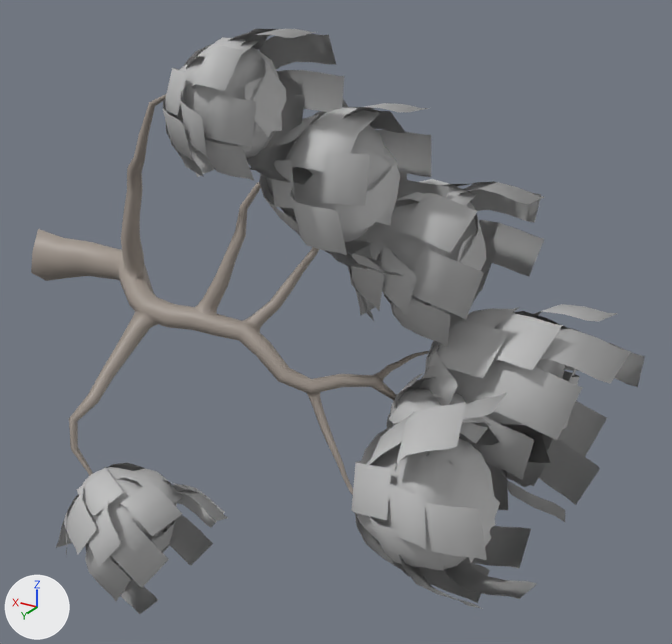
The FBX model Fortrest/Assets/Team/Jayden/TussockLand/SM_Pohutakawa.fbx as it was, and as the next commit left it.
Rendered twice from a 50 mm camera at (-0.1391, 0.1215, 0.0608) aimed at (-0.0639, -0.004, -0.0019). Every picture has the same lights, and +X, +Y and +Z are marked at lower left. Where no turn or scale is listed for an object, it has been applied to the vertices.

The first picture shows 'SM_Pohutakawa'.
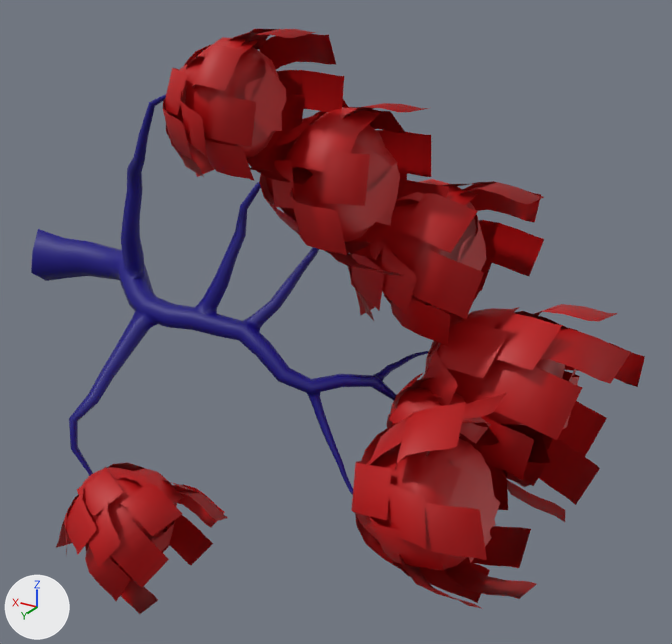
The newer file is also rescaled (x1.25) as a whole; pictures and numbers use the older file's frame.

Diff of the bpy script that builds the scene:
```diff
--- a/Fortrest/Assets/Team/Jayden/TussockLand/SM_Pohutakawa.fbx.py
+++ b/Fortrest/Assets/Team/Jayden/TussockLand/SM_Pohutakawa.fbx.py
@@ mat_lambert1_002 @@
 mat_lambert1_002 = principled_material('lambert1.002')
-mat_lambert1_002.base_color = (0.5, 0.5, 0.5)  # grey #bcbcbc
+mat_lambert1_002.base_color = (0.5, 0.0, 0.00132)  # red #bc0004
 mat_lambert1_002.roughness = 0.553
@@ mat_worldgridmaterial1 @@
+mat_worldgridmaterial1 = principled_material('WorldGridMaterial1')
+mat_worldgridmaterial1.base_color = (0.00495, 0.0, 0.216)  # blue #0f0080
+mat_worldgridmaterial1.roughness = 0.553
@@ me_mesh_009 @@
 # used by ob_sm_pohutakawa; location = (0.0, 0.0, 0.0)
-me_mesh_009.from_pydata(...)  # 4341 vertices, 3363 faces; spans x -0.1104..0.0015, y -0.0382..0.0393, z -0.0466..0.0473
+me_mesh_009.from_pydata(...)  # 4253 vertices, 2875 faces; spans x -0.1104..0.0015, y -0.0382..0.0393, z -0.0466..0.0473
+# me_mesh_009 part 1: 6 loose pieces with 88 vertices, spanning x -0.0721..-0.0227, y -0.0062..0.0099, z -0.013..0.0041, are deleted
+# me_mesh_009 part 2: 7 faces spanning x -0.0791..-0.0702, y -0.0061..-0.0041, z -0.0166..-0.011 switch from mat_mat_master (picture img_completegeneralmaterial_albedo_png) to mat_worldgridmaterial1 (blue #0f0080)
 me_mesh_009.materials.append(mat_lambert1_002)
```

Boxes [x1, y1, x2, y2] around the edits, measured in the pictures (672 x 644 px):
'SM_Pohutakawa', recoloured (grey to red): [31, 29, 645, 614] in both
part 1 of me_mesh_009, deleted: before [124, 268, 383, 396]
part 2 of me_mesh_009, recoloured (grey to blue): [371, 376, 396, 400] in both
